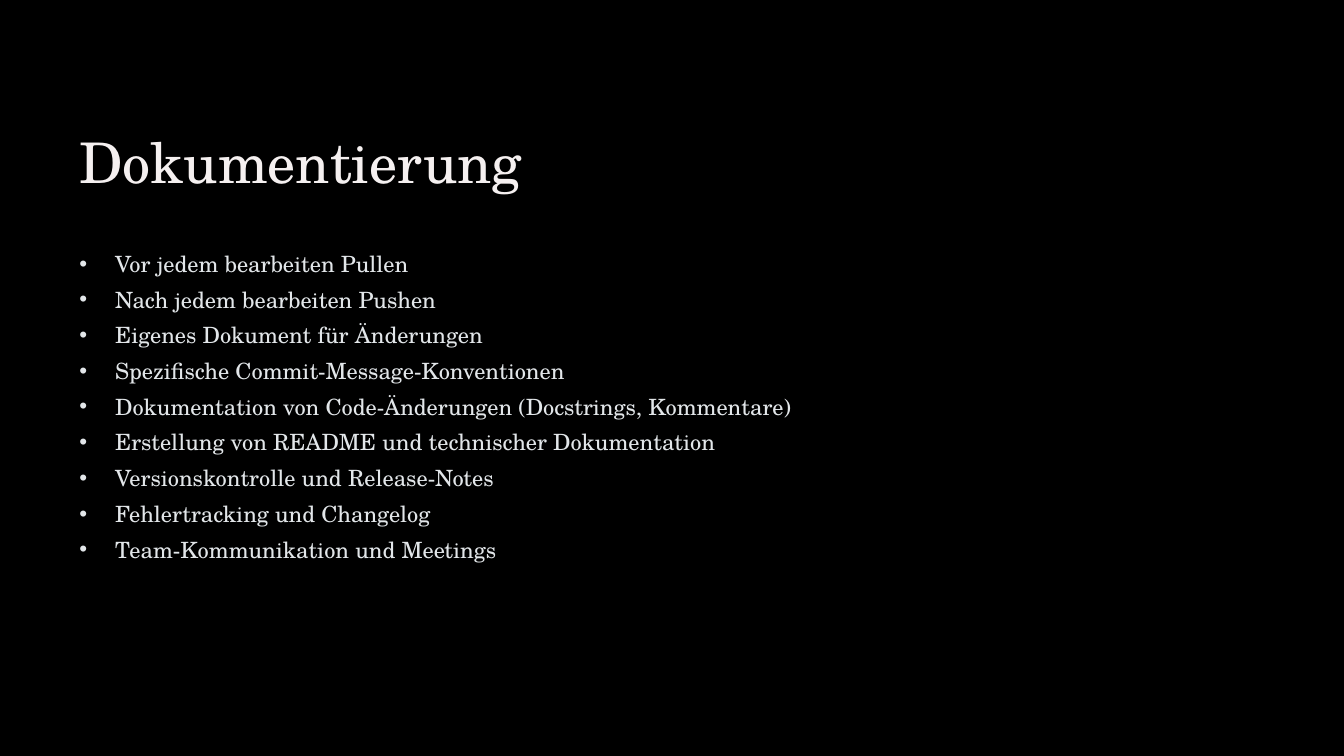
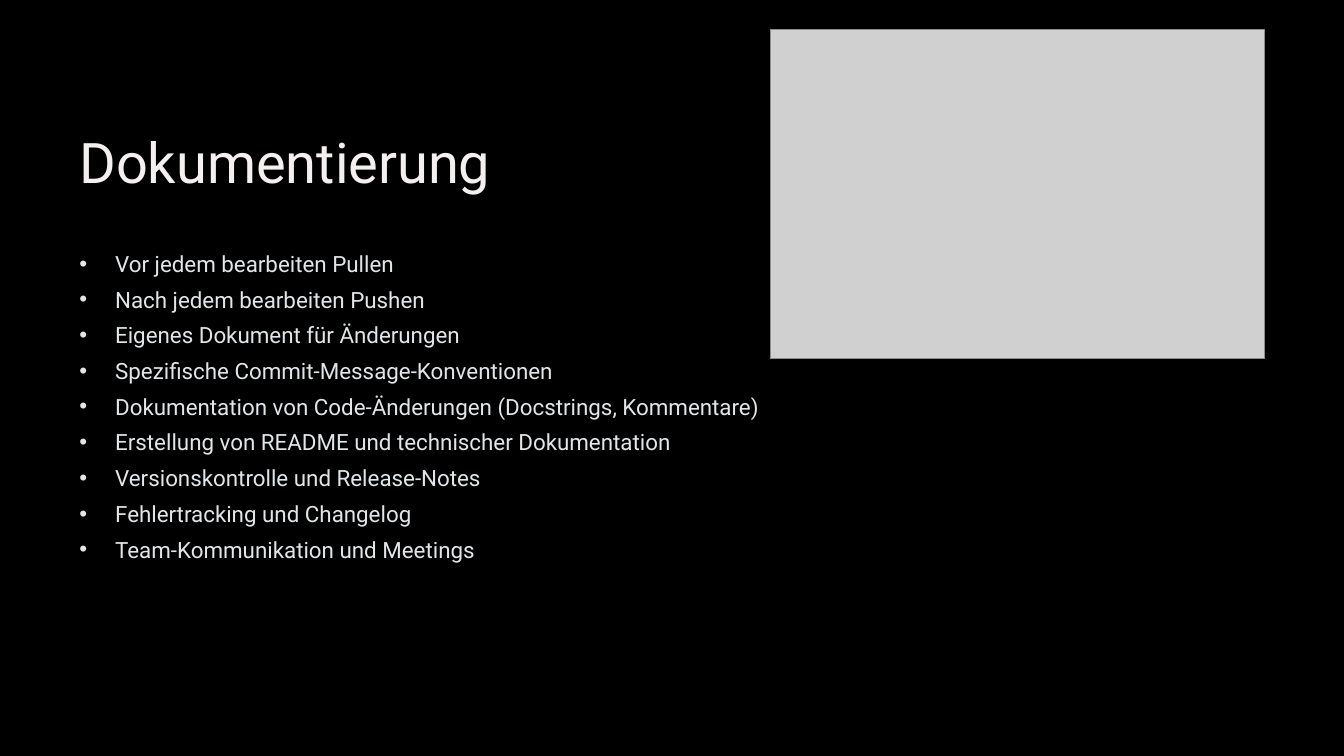
Before and after one commit to Spec06/Top-down-zombie-shooter, a slide deck: slide 7 of Präsi/Top-Down-Game.pptx (slide 5 before the commit). Drawn at 1344x756 pixels with LibreOffice and Linux fonts; fonts in the diff are those of the drawing; grey boxes stand for pictures. Boxes give left, top, right and bottom in pixels: in the first picture for what was removed or moved away, otherwise in the second. Text is boxed around its words. In the diff, an @@ line names an element or a change of style, - is before the commit and + after.

```diff
--- a/Präsi/Top-Down-Game.pptx
+++ b/Präsi/Top-Down-Game.pptx
@@ picture added at (770,30,1265,359) @@
@@ text "Dokumentierung" at (79,141,490,195): font TeX Gyre Schola to Roboto @@
@@ text "Vor jedem bearbeiten Pullen" at (115,255,758,563): font TeX Gyre Schola to Roboto @@
```
Also in this commit, not shown: 5 other slides changed, 2 slides added.
